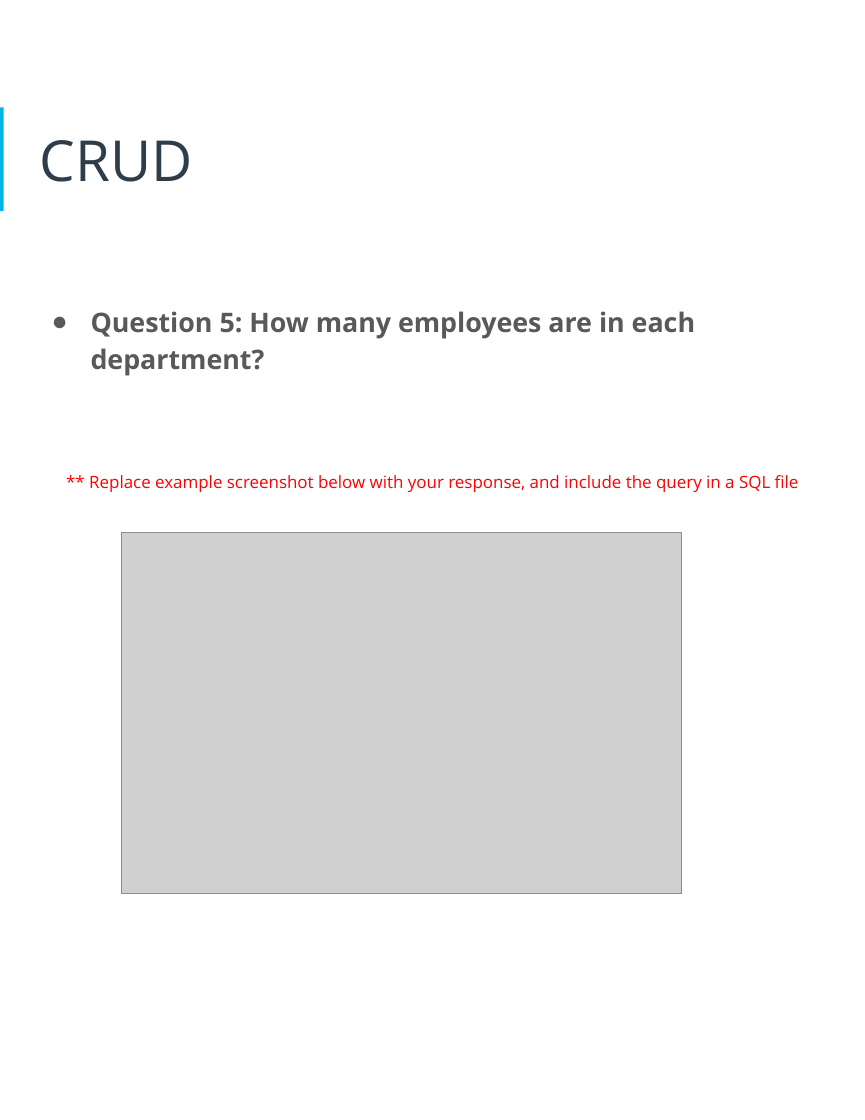
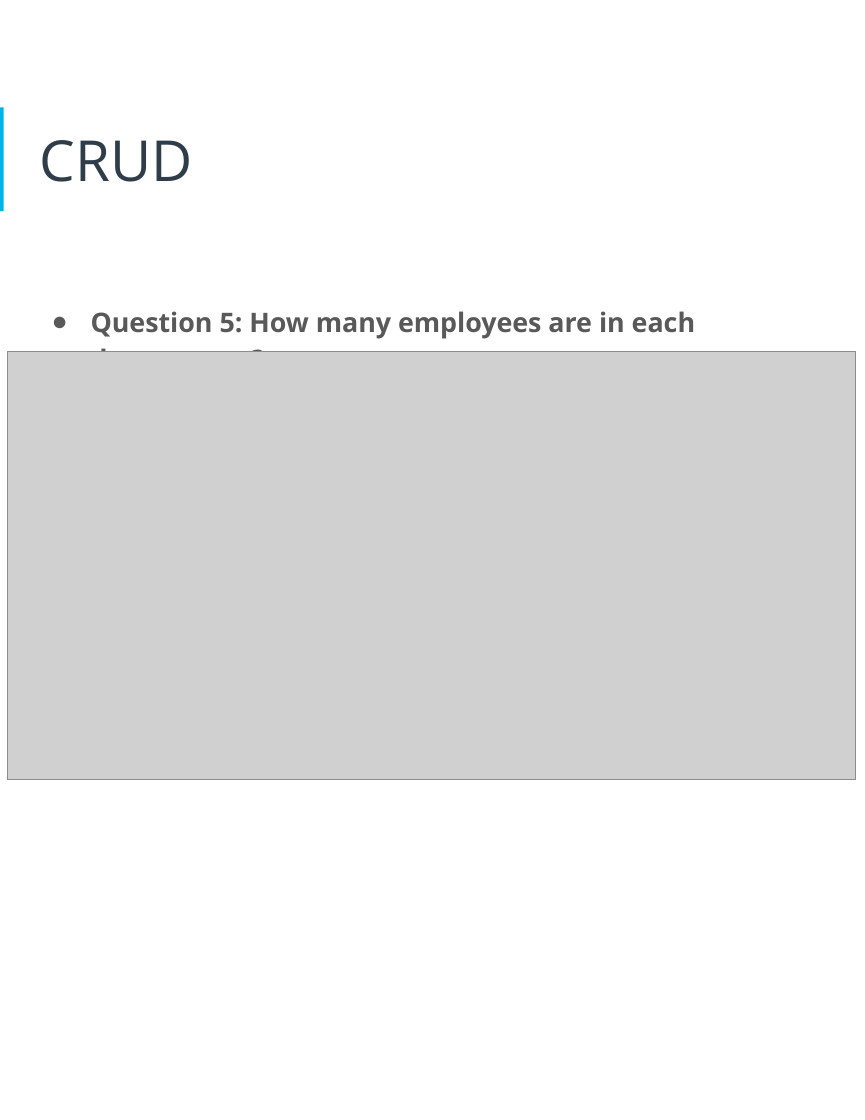
Before and after one commit to fuongcao/udacity-data-achitect, a slide deck: slide 25 of 1- Designing an HR Database/proposal.pptx (slide 23 before the commit). Drawn at 865x1120 pixels with LibreOffice and Linux fonts; fonts in the diff are those of the drawing; grey boxes stand for pictures. Boxes give left, top, right and bottom in pixels: in the first picture for what was removed or moved away, otherwise in the second. Text is boxed around its words. In the diff, an @@ line names an element or a change of style, - is before the commit and + after.

```diff
--- a/1- Designing an HR Database/proposal.pptx
+++ b/1- Designing an HR Database/proposal.pptx
@@ picture added at <box>8,351,856,778</box> @@
@@ text at <box>89,475,799,492</box>: paragraph removed @@
-** Replace example screenshot below with your response, and include the query in a SQL file
@@ picture removed at <box>121,532,682,893</box> @@
```
Also in this commit, not shown: 14 other slides changed, 2 slides added, 11 other files.
